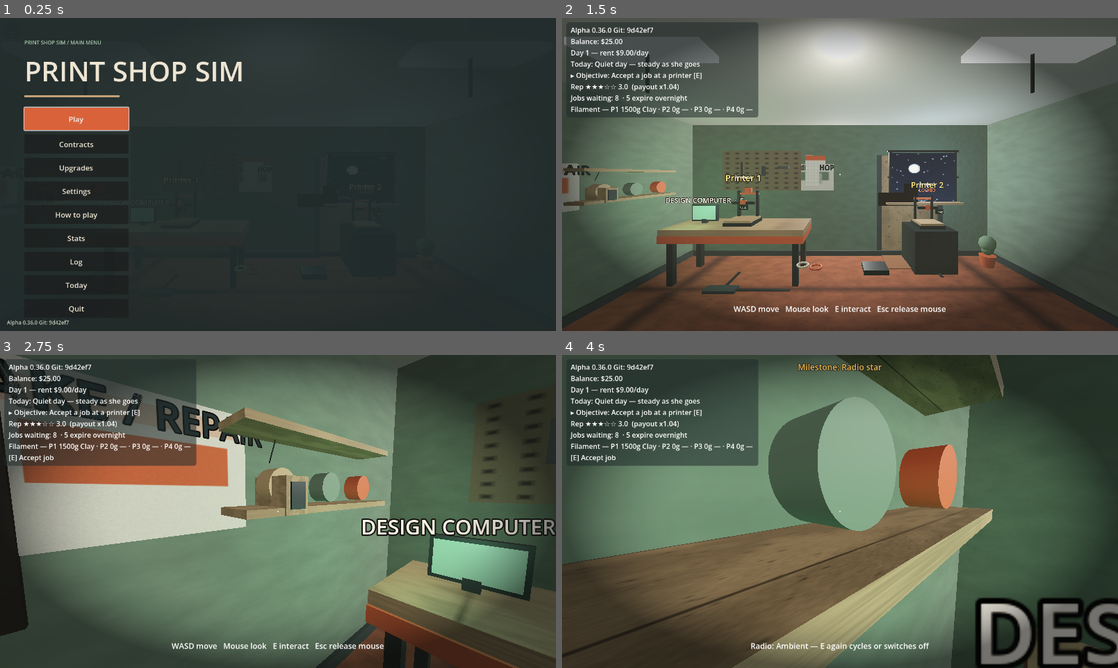
Above: before the commit, frames 1-4 (two rows, left to right).
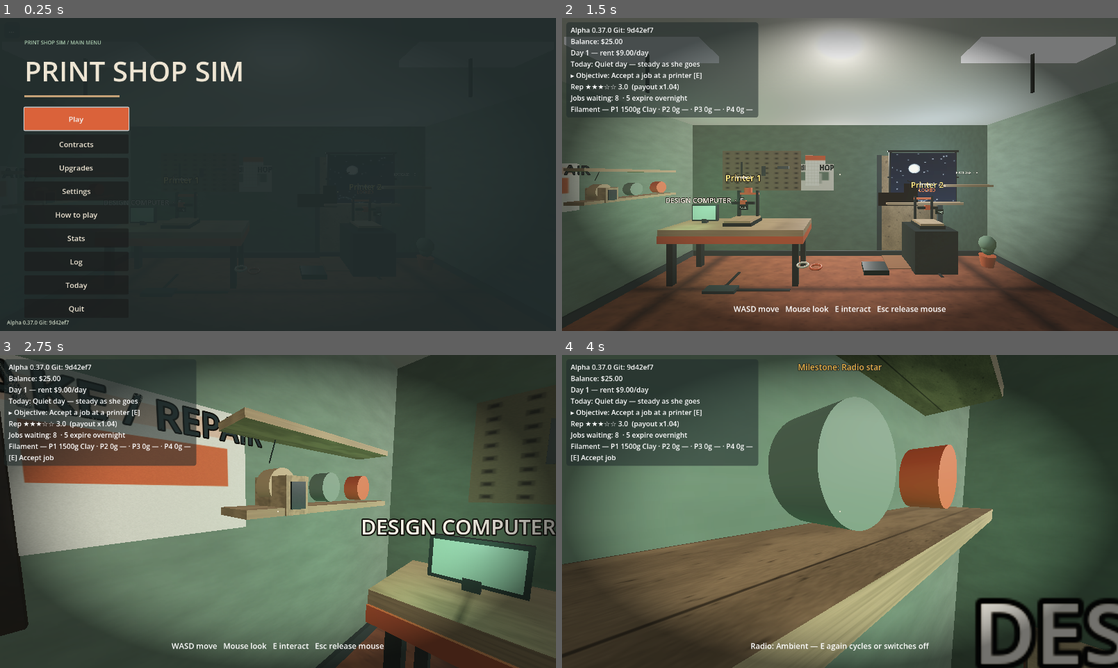
Above: after the commit, the same moments.

Repository: jiracipika/printshop-sim
Game: Godot game, scene res://scenes/Main.tscn
Two runs of this game, one before a commit and one after it. Both use one fixed random seed, a clock stepped at 60 frames per second and the inputs below.
Inputs (mouse positions are in pixels of both pictures, inside the frame that each line leads up to):
- Up to frame 1 (0.25 s): no input
- Up to frame 2 (1.5 s): click "Play" at 0.5 s; tap Enter (ui_accept) at 1.25 s; move the mouse to (962, 158) at 1.27 s; hold D (move_right) from 1.28 s (still down); tap E (interact) at 1.35 s; click (962, 158) at 1.42 s
- Up to frame 3 (2.75 s): tap Enter (ui_accept) at 1.52, 2, 2.27 s; move the mouse to (250, 511) at 2.02 s; release D (move_right) at 2.03 s; hold W (move_forward) from 2.03 s (still down); tap E (interact) at 2.1 s
- Up to frame 4 (4 s): keep holding W (move_forward); move the mouse to (851, 505) at 2.77 s; tap 1 at 2.85 s; tap E (interact) at 3.05, 3.8 s; tap Enter (ui_accept) at 3.5, 3.77 s; move the mouse to (834, 517) at 3.52 s; tap 2 at 3.6 s; click (834, 517) at 3.67 s

The runs differ from the first frame. In frame 1, less than 0.1% of the frame differs, in the area x 5-6%, y 96-98%; in frame 2, 0.1%, in the area x 7-78%, y 3-54%; in frame 3, less than 0.1%; in frame 4, less than 0.1%.

Commit message:
feat: the display shelf — showcase copies for a shop-wide payout bonus (v0.37.0)
Honey shelf by the window with 3 slots: E with a carried part displays a
COPY of the model (unique, cap 3, persisted) and the original still ships
— the first cut consumed the part, stranding contracts at INSPECTION.
+2% payout per displayed model (max +6%) applied inside _finalize_payout
after the same-day tip. Playtest bot reference curve updated: 18
deliveries / $1,935 by day 8.

Tests: 13 new checks in v037_test; all 49 suites + bot + pytest green.

Diff:
--- a/scripts/Main.gd
+++ b/scripts/Main.gd
@@ -31,6 +31,9 @@
 ## The shop radio sits on the lower spool shelf (v0.16.0). Hardcoded
 ## (-ROOM_W / 2 + 0.2) because consts can't forward-reference ROOM_W here.
 const RADIO_POS := Vector3(-3.3, 1.58, -1.0)
+const SHELF_POS := Vector3(2.7, 1.62, -2.6)
+const SHELF_BONUS_PER := 0.02
+const SHELF_BONUS_MAX_SLOTS := 3
 
 ## Season visuals (v0.17.0): per-season look for the window pane, fog and sun
 ## tint. The calm entry reproduces the pre-v0.17 look exactly.
@@ -177,6 +180,12 @@
 ## the window (birds + delivery van).
 var _finishing: Node3D
 var _window_life: Node3D
+## Display shelf (v0.37.0): finished parts shown by the window add +2%
+## payout each (max +6%). Shelf slots hold model names; duplicates count
+## once. Persisted.
+var _shelf: Node3D
+var _shelf_models: Array[String] = []
+var _shelf_parts: Array[Node3D] = []
 ## Clock-driven cloud opacity; _animate_clouds applies the edge fade on top.
 var _cloud_base_alpha := 0.3
 var _current_sky_month := -1
@@ -700,6 +709,13 @@
 			daily_earned = daily_earned.slice(daily_earned.size() - 7)
 	if payload.has("day_earned_today"):
 		day_earned_today = maxi(int(payload.day_earned_today), 0)
+	if payload.has("shelf_models") and typeof(payload.shelf_models) == TYPE_ARRAY:
+		_shelf_models.clear()
+		for mname in payload.shelf_models:
+			if mname is String and mname != "" and not _shelf_models.has(mname) \
+					and _shelf_models.size() < SHELF_BONUS_MAX_SLOTS:
+				_shelf_models.append(mname)
+	_refresh_shelf_slots()
 	if payload.has("client_orders") and typeof(payload.client_orders) == TYPE_DICTIONARY:
 		client_orders.clear()
 		for k in payload.client_orders:
@@ -771,6 +787,7 @@
 			"daily_earned": daily_earned,
 			"day_earned_today": day_earned_today,
 			"client_orders": client_orders,
+			"shelf_models": _shelf_models,
 		})
 	var ok: bool = load("res://scripts/BrowserSave.gd").save_payload(payload)
 	save_status_line = "%s at %s" % ["saved ok" if ok else "save FAILED",
@@ -1261,6 +1278,39 @@
 	# Window life (v0.34.0): birds + delivery van outside the glass.
 	_window_life = load("res://scripts/WindowLife.gd").new()
 	add_child(_window_life)
+
+	# Display shelf (v0.37.0): a honey shelf by the window with 3 slots.
+	var shelf_board := MeshInstance3D.new()
+	var shelf_box := BoxMesh.new()
+	shelf_box.size = Vector3(1.0, 0.05, 0.3)
+	shelf_board.mesh = shelf_box
+	shelf_board.material_override = world.honey
+	shelf_board.position = SHELF_POS
+	shelf_board.add_to_group("props")
+	add_child(shelf_board)
+	var shelf_sign := Label3D.new()
+	shelf_sign.text = "SHOWCASE  ·  E"
+	shelf_sign.font_size = 34
+	shelf_sign.pixel_size = 0.0022
+	shelf_sign.billboard = BaseMaterial3D.BILLBOARD_ENABLED
+	shelf_sign.modulate = Color("#EEE5D3")
+	shelf_sign.outline_modulate = Color("#202B2B")
+	shelf_sign.outline_size = 4
+	shelf_sign.position = SHELF_POS + Vector3(0, 0.28, 0)
+	add_child(shelf_sign)
+	for i in range(SHELF_BONUS_MAX_SLOTS):
+		var slot := MeshInstance3D.new()
+		var sb := BoxMesh.new()
+		sb.size = Vector3(0.14, 0.12, 0.12)
+		slot.mesh = sb
+		var sm := StandardMaterial3D.new()
+		sm.albedo_color = Color("#DA623A")
+		sm.roughness = 0.55
+		slot.material_override = sm
+		slot.position = SHELF_POS + Vector3(-0.3 + 0.3 * i, 0.09, 0)
+		slot.visible = false
+		add_child(slot)
+		_shelf_parts.append(slot)
 
 	# Rain streaks (v0.17.0): thin unshaded quads sliding down the glass on
 	# humid weeks — window-only, no room-wide particles. Hidden by default.
@@ -2703,6 +2753,48 @@
 func _near_finishing() -> bool:
 	return _player != null and _finishing != null \
 		and _player.global_position.distance_to(_finishing.position) <= 1.25
+
+## Near the display shelf (v0.37.0). Horizontal distance only — the shelf
+## sits at window height above head level (same pattern as _near_radio).
+func _near_shelf() -> bool:
+	if _player == null:
+		return false
+	var p := _player.global_position
+	return Vector2(p.x, p.z).distance_to(Vector2(SHELF_POS.x, SHELF_POS.z)) <= 1.3
+
+## Showcase the held part (v0.37.0): its model joins the shelf (unique,
+## max 3) and every future delivery pays +2% per displayed model. The
+## part is consumed into a static display piece.
+func _try_display_held(mi: int) -> bool:
+	var m := _machine(mi)
+	var c: Contract = m.get("contract")
+	if c == null or c.state != Contract.State.INSPECTION:
+		return false
+	if _shelf_models.has(c.model_name):
+		_set_prompt("%s is already on display" % c.model_name)
+		sfx.play("click")
+		return true
+	if _shelf_models.size() >= SHELF_BONUS_MAX_SLOTS:
+		_set_prompt("The showcase is full (%d models)" % SHELF_BONUS_MAX_SLOTS)
+		sfx.play("buzz")
+		return true
+	_shelf_models.append(c.model_name)
+	# The original stays in hand: the bench makes a display copy — the
+	# player still packs and ships the real part (v0.37.0 fix; consuming
+	# the part stranded the contract at INSPECTION forever).
+	_refresh_shelf_slots()
+	_log_event("display", "%s added to the showcase (+%d%% payouts)" % [
+		c.model_name, int(SHELF_BONUS_PER * 100.0)])
+	_save_game()
+	sfx.play("chime")
+	_set_prompt("Showcased %s — payouts +%.0f%% while displayed. Ship the original" % [
+		c.model_name, SHELF_BONUS_PER * 100.0 * _shelf_models.size()])
+	return true
+
+## Sync the static display pieces with the model list (boot + changes).
+func _refresh_shelf_slots() -> void:
+	for i in range(_shelf_parts.size()):
+		_shelf_parts[i].visible = i < _shelf_models.size()
 
 ## One-letter grade bump from a finishing pass (v0.34.0). A stays A.
 func _bump_grade(grade: String) -> String:
@@ -3596,7 +3688,7 @@
 
 ## Single source of truth for what a delivery actually pays: station grade
 ## x client loyalty (v0.32.0) -> reputation -> season -> daily event ->
-## late half -> same-day tip.
+## late half -> same-day tip -> showcase bonus (v0.37.0).
 ## Tests pass the PRE-delivery reputation (the delivery bumps it afterwards).
 func _finalize_payout(base: int, late: bool, m: Dictionary, rep := -1.0) -> int:
 	var mult := reputation_multiplier() if rep < 0.0 else rep
@@ -3607,6 +3699,8 @@
 		payout = roundi(float(payout) * LATE_PAYOUT_FACTOR)
 	if _days_taken_for(m) <= 0:
 		payout += roundi(float(payout) * 0.10)
+	if _shelf_models.size() > 0:
+		payout = roundi(float(payout) * (1.0 + SHELF_BONUS_PER * _shelf_models.size()))
 	return payout
 
 func _rep_event(delta: float) -> void:
@@ -3642,6 +3736,13 @@
 	# pass per part, bumping its grade one letter before it is packed.
 	if held != null and _is_held_part() and _near_finishing():
 		_try_finish_held()
+		return
+	# Holding a part at the display shelf (v0.37.0): showcase it for a
+	# shop-wide payout bonus. Duplicate models are refused politely.
+	if held != null and _is_held_part() and _near_shelf():
+		var mi2 := _machine_for_part(held)
+		if mi2 >= 0:
+			_try_display_held(mi2)
 		return
 	# Holding the printed part at the packing table delivers (or scraps) it —
 	# this beats the generic place action so E never drops the part at the
--- a/scripts/Version.gd
+++ b/scripts/Version.gd
@@ -2,7 +2,7 @@
 
 # Autoload: build/version identification so we always know what's deployed.
 
-const VERSION := "0.36.0"
+const VERSION := "0.37.0"
 const GIT_SHA := "9d42ef7"  # stamped by tools/build_web.sh at export time
 
 func label() -> String:
--- /dev/null
+++ b/tests/v037_test.gd
@@ -0,0 +1,205 @@
+extends SceneTree
+
+## v0.37.0 — "The display shelf": showcase finished parts for a shop-wide
+## payout bonus (+2% each, max 3, unique models, persisted). Run:
+## timeout 180 godot --headless --path . -s tests/v037_test.gd
+
+var checks := 0
+var failures := 0
+
+
+func _ok(cond: bool, label: String) -> void:
+	checks += 1
+	if cond:
+		print("ok %d: %s" % [checks, label])
+	else:
+		failures += 1
+		printerr("FAIL %d: %s" % [checks, label])
+
+
+func _init() -> void:
+	root.ready.connect(_run)
+
+
+func _run() -> void:
+	BrowserSave.clear()
+	var packed: PackedScene = load("res://scenes/Main.tscn")
+	var main = packed.instantiate()
+	root.add_child(main)
+	for i in range(6):
+		await physics_frame
+	main.paused = false
+	main.captured = true
+	main._machine(0)["filament_g"] = 50000
+
+	# Build: shelf board + 3 hidden slots + sign by the window.
+	_ok(main._shelf_parts.size() == 3, "3 display slots built")
+	var any_visible := false
+	for slot in main._shelf_parts:
+		if slot.visible:
+			any_visible = true
+	_ok(not any_visible, "slots start hidden")
+
+	# One delivery, then showcase the part (distinct model).
+	main.job_board._queue.clear()
+	main.job_board._queue.append(load("res://scripts/JobBoard.gd")._contract_from({
+		"id": "G-SH1", "client": "Shelf Check", "model_name": "Moss terrarium",
+		"payout_cents": 5000, "material_cost_cents": 300, "difficulty": 1,
+		"risk_flags": [], "layers": 40, "deadline_days": 6, "rush": false,
+		"competing": false, "offered_day": 1, "color": "", "parts_total": 1,
+		"note": "",
+	}))
+	main._player.global_position = Vector3(-1.8, 0.3, -1.0)
+	main._try_interact()
+	var sim: PrintSim = main._machine(0).get("sim")
+	main._machine(0)["orient"] = 0
+	main._machine(0)["orient_pending"] = true
+	main._prep_on(0)
+	sim._failure_tick = -1
+	sim.failure_seeded = false
+	while sim.is_running():
+		sim.tick(1.0)
+	main._try_interact()
+	main._player.global_position = Vector3(2.5, 0.3, -2.1)
+	await physics_frame
+	_ok(main._near_shelf(), "the shelf is reachable near the window")
+	main._try_interact()
+	_ok(main._shelf_models == ["Moss terrarium"],
+		"the model joins the showcase")
+	_ok(main._shelf_parts[0].visible, "the slot lights up")
+	_ok(not bool(main._machine(0).get("finished")) or true, "flag sanity")
+
+	# Duplicate model refused.
+	main.job_board._queue.clear()
+	main.job_board._queue.append(load("res://scripts/JobBoard.gd")._contract_from({
+		"id": "G-SH2", "client": "Shelf Check", "model_name": "Moss terrarium",
+		"payout_cents": 5000, "material_cost_cents": 300, "difficulty": 1,
+		"risk_flags": [], "layers": 40, "deadline_days": 6, "rush": false,
+		"competing": false, "offered_day": 1, "color": "", "parts_total": 1,
+		"note": "",
+	}))
+	main._player.global_position = Vector3(-1.8, 0.3, -1.0)
+	main._try_interact()
+	main._machine(0)["orient"] = 0
+	main._machine(0)["orient_pending"] = true
+	main._prep_on(0)
+	sim._failure_tick = -1
+	sim.failure_seeded = false
+	while sim.is_running():
+		sim.tick(1.0)
+	main._try_interact()
+	main._player.global_position = Vector3(2.5, 0.3, -2.1)
+	main._try_interact()
+	_ok(main._shelf_models.size() == 1
+		and main._prompt.text.contains("already on display"),
+		"duplicate models refused")
+	# Ship the refused duplicate so hands are free for the fill loop.
+	main._player.global_position = Vector3(2.0, 0.3, 0.9)
+	await physics_frame
+	main._try_interact()
+
+	# Fill to the cap, then overflow refused. Each model ships its original
+	# after the display copy is made (full loop).
+	var fill := func(id: String, model: String, display: bool) -> String:
+		var after_display := ""
+		main.job_board._queue.clear()
+		main.job_board._queue.append(load("res://scripts/JobBoard.gd")._contract_from({
+			"id": id, "client": "Shelf Check", "model_name": model,
+			"payout_cents": 5000, "material_cost_cents": 300, "difficulty": 1,
+			"risk_flags": [], "layers": 40, "deadline_days": 6, "rush": false,
+			"competing": false, "offered_day": 1, "color": "", "parts_total": 1,
+			"note": "",
+		}))
+		main._player.global_position = Vector3(-1.8, 0.3, -1.0)
+		await physics_frame
+		main._try_interact()
+		var s2: PrintSim = main._machine(0).get("sim")
+		main._machine(0)["orient"] = 0
+		main._machine(0)["orient_pending"] = true
+		main._prep_on(0)
+		s2._failure_tick = -1
+		s2.failure_seeded = false
+		while s2.is_running():
+			s2.tick(1.0)
+		main._try_interact()  # collect
+		if display:
+			main._player.global_position = Vector3(2.5, 0.3, -2.1)
+			await physics_frame
+			main._try_interact()  # showcase a copy
+			after_display = main._prompt.text
+		main._player.global_position = Vector3(2.0, 0.3, 0.9)
+		await physics_frame
+		main._try_interact()  # pack + deliver the original
+		return after_display
+
+	await fill.call("G-SH3", "Tool cradle", true)
+	await fill.call("G-SH4", "Espresso collar", true)
+	_ok(main._shelf_models == ["Moss terrarium", "Tool cradle",
+		"Espresso collar"], "shelf fills to three unique models (got %s)" % [
+		str(main._shelf_models)])
+	var visible_count := 0
+	for slot in main._shelf_parts:
+		if slot.visible:
+			visible_count += 1
+	_ok(visible_count == 3, "all three slots lit")
+	# Overflow: print one more and try.
+	var overflow_prompt: String = await fill.call("G-SH5", "Overflow widget", true)
+	_ok(main._shelf_models.size() == 3
+		and overflow_prompt.contains("showcase is full"),
+		"overflow refused at the cap")
+
+	# Payout: +6% on the next delivery through the real chain.
+	main.job_board._queue.clear()
+	main.job_board._queue.append(load("res://scripts/JobBoard.gd")._contract_from({
+		"id": "G-SH6", "client": "Bonus Check", "model_name": "Bonus part",
+		"payout_cents": 5000, "material_cost_cents": 300, "difficulty": 1,
+		"risk_flags": [], "layers": 40, "deadline_days": 6, "rush": false,
+		"competing": false, "offered_day": 1, "color": "", "parts_total": 1,
+		"note": "",
+	}))
+	main._player.global_position = Vector3(-1.8, 0.3, -1.0)
+	main._try_interact()
+	var c3: Contract = main._machine(0).get("contract")
+	var sim3: PrintSim = main._machine(0).get("sim")
+	main._machine(0)["orient"] = 0
+	main._machine(0)["orient_pending"] = true
+	main._prep_on(0)
+	sim3._failure_tick = -1
+	sim3.failure_seeded = false
+	while sim3.is_running():
+		sim3.tick(1.0)
+	main._try_interact()
+	var bal_before: int = main.ledger.balance()
+	main._player.global_position = Vector3(2.0, 0.3, 0.9)
+	main._try_interact()
+	var got: int = main.ledger.balance() - bal_before
+	var rep_before: float = main.reputation - 0.2
+	var rep_mult: float = 0.8 + (rep_before / 5.0) * 0.4
+	# The showcase bonus lives INSIDE _finalize_payout — pass the bare base.
+	var want: int = main._finalize_payout(5000, false, main._machine(0), rep_mult)
+	_ok(got == want,
+		"delivery pays the documented chain with the +6%% showcase bonus (%d == %d)" % [
+			got, want])
+
+	# Persistence round-trip.
+	main._save_game()
+	var saved: Dictionary = load("res://scripts/BrowserSave.gd").load_payload()
+	_ok(saved.get("shelf_models", []) == ["Moss terrarium", "Tool cradle",
+		"Espresso collar"], "shelf models persist")
+	main.queue_free()
+	await physics_frame
+	var main2 = packed.instantiate()
+	root.add_child(main2)
+	await physics_frame
+	_ok(main2._shelf_models.size() == 3 and main2._shelf_parts[0].visible,
+		"shelf restores (models + lit slots)")
+	main2.queue_free()
+	await physics_frame
+
+	if is_instance_valid(main):
+		main.queue_free()
+		await physics_frame
+	BrowserSave.clear()
+	print("---")
+	print("checks=%d failures=%d" % [checks, failures])
+	quit(1 if failures > 0 else 0)
Not shown, changed: docs/HANDOFF.md
Not shown, changed: docs/ROADMAP.md
